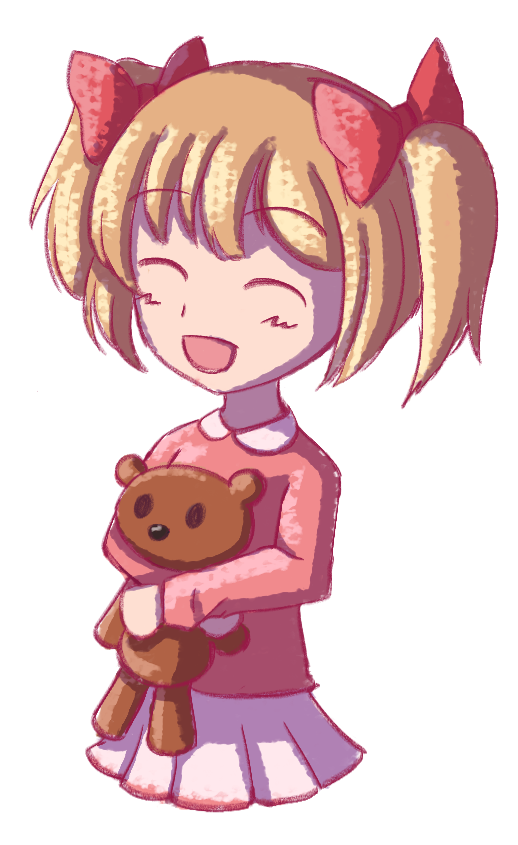
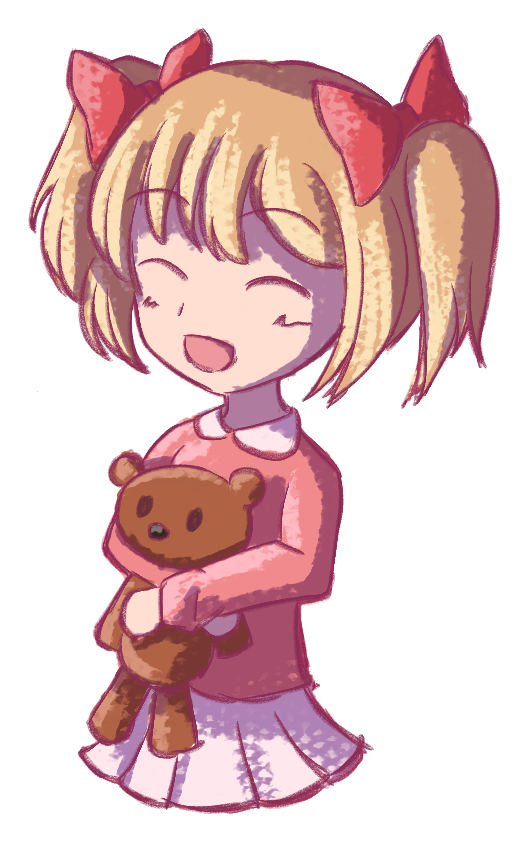
Before/after of a (518, 845) layered artwork. What changed in the layer stack:
showed "3" over (x1=28, y1=28, x2=500, y2=815)
showed "2" over (x1=29, y1=32, x2=501, y2=815)
